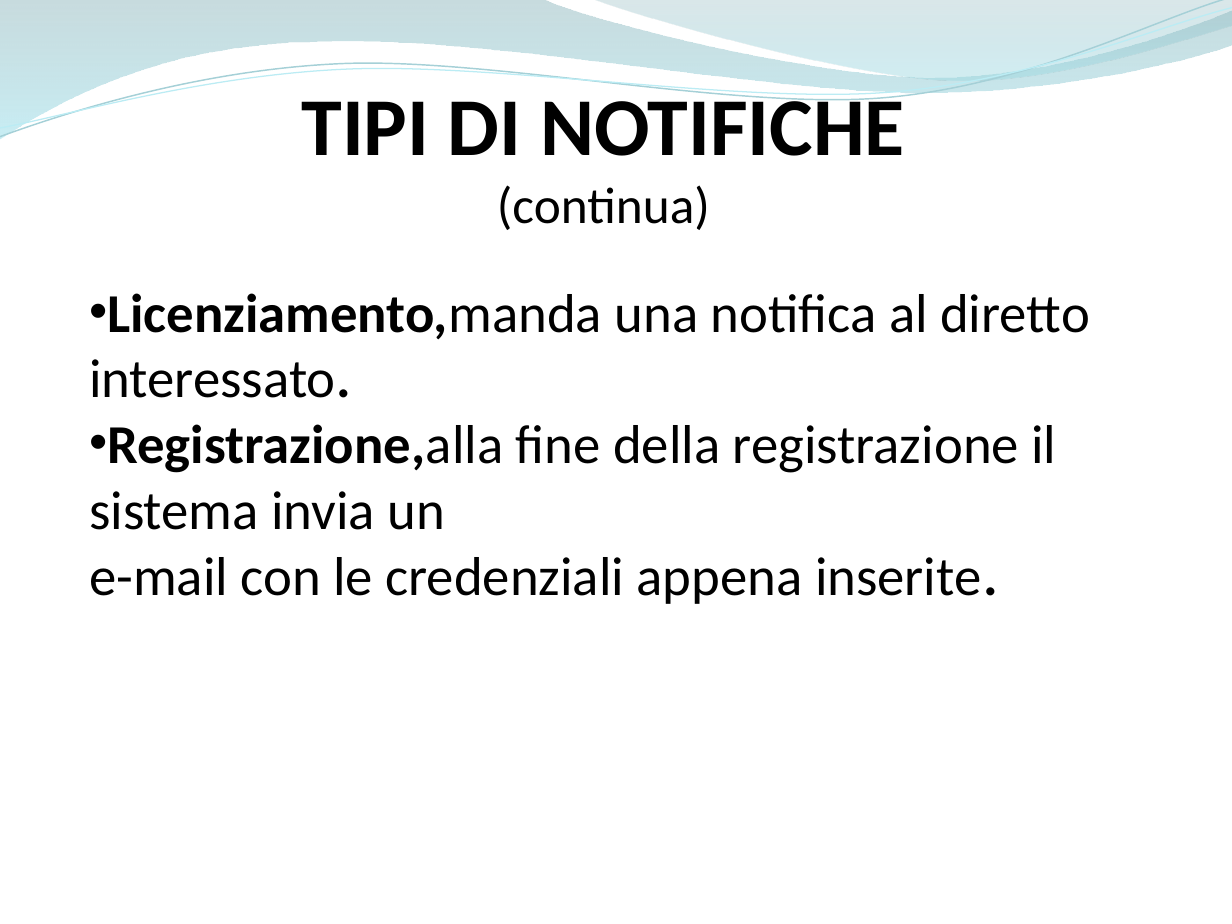
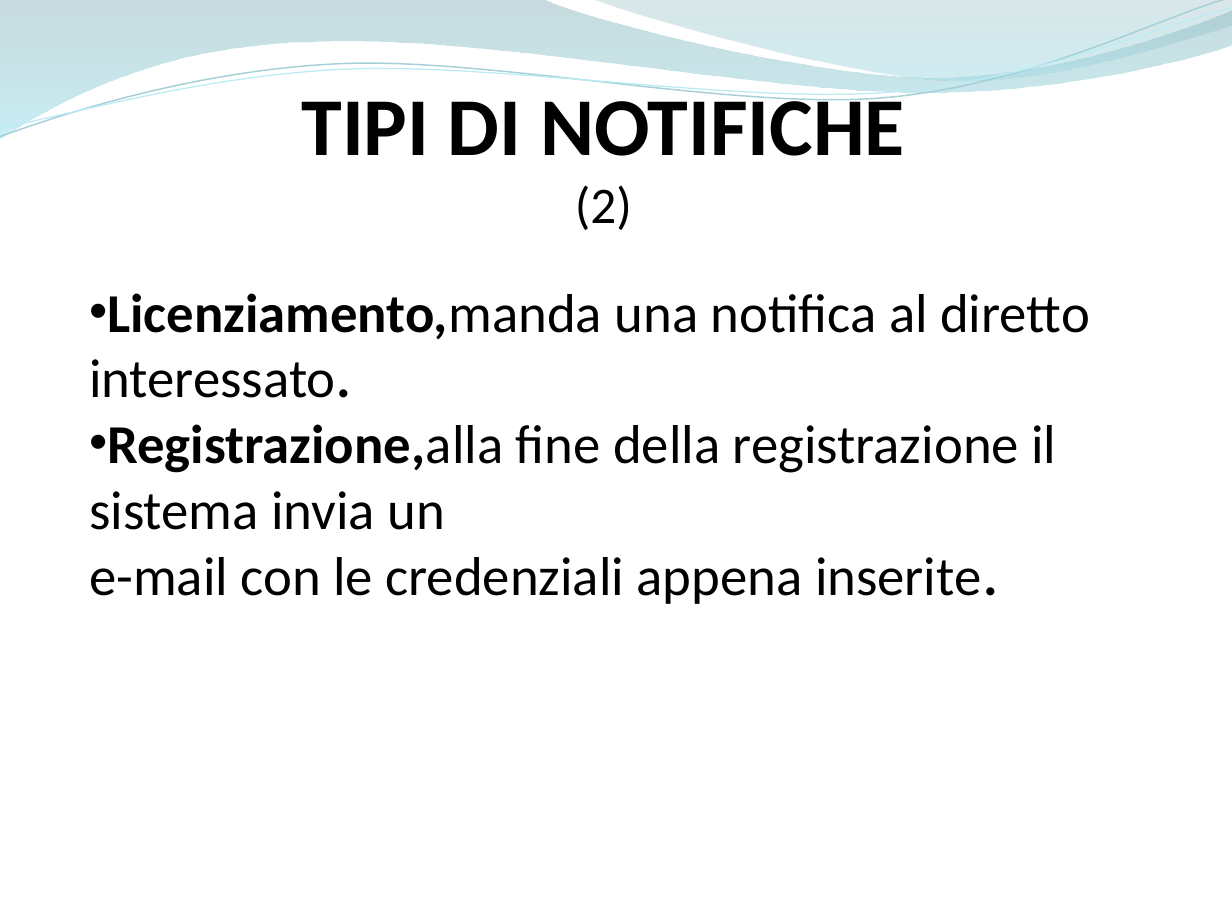
Before and after one commit to ammirate/at-silo, a slide deck: slide 3 of Presentazione/Atsilo1/Bottiglieri/Atsilo_A_GianfrancoB.pptx. Drawn at 1232x924 pixels with LibreOffice and Linux fonts; fonts in the diff are those of the drawing. Boxes give left, top, right and bottom in pixels: in the first picture for what was removed or moved away, otherwise in the second. Text is boxed around its words. In the diff, an @@ line names an element or a change of style, - is before the commit and + after.

```diff
--- a/Presentazione/Atsilo1/Bottiglieri/Atsilo_A_GianfrancoB.pptx
+++ b/Presentazione/Atsilo1/Bottiglieri/Atsilo_A_GianfrancoB.pptx
@@ text at [575, 185, 632, 230]: text changed @@
-(continua)
+(2)
```
Also in this commit, not shown: 2 other slides changed, 1 slide added.
